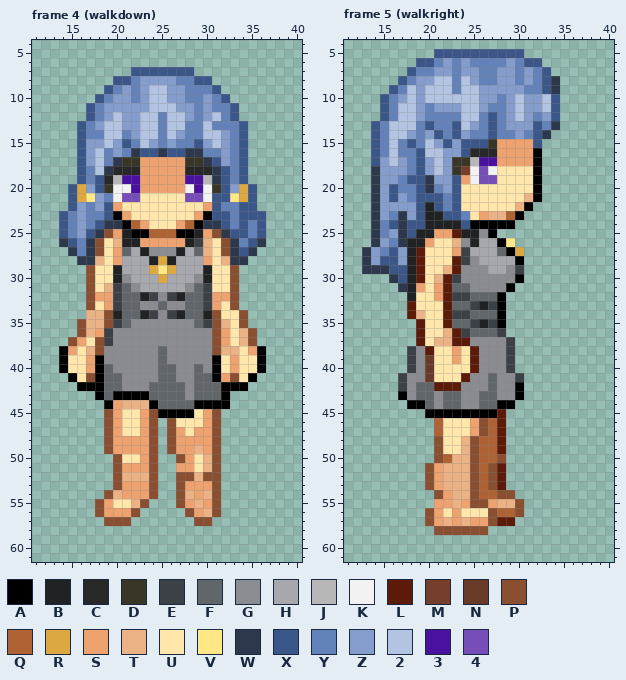
Two states of a pixel-art file, dist/img/player/mage.aseprite. Above, as it was before the edit.
50x64 pixels, 16 frames. Colours within 5 levels of each other are drawn and written as one. Shown: frame 4 (walkdown): x 11..40, y 4..61; frame 5 (walkright): x 11..40, y 4..61. The commit also changed other frames, which this record leaves out.
Visible layers, top first: "hair", "face", "arms", "shirt", "skirt", "body", "legs", "feet", "backhair".
Palette (. is transparent): A #000000  B #212223  C #282828  D #383626  E #3b4147  F #61666b  G #8a8c91  H #a6a8ad  J #b7b7b7  K #f2f2f2  L #5b1b08  M #753e2d  N #683a28  P #894f30  Q #af6335  R #dba841  S #eea26f  T #ebb385  U #ffe7ac  V #ffe885  W #2d384c  X #3b5689  Y #6482ba  Z #849dcc  2 #b3c3e2  3 #49119e  4 #774db7
Pixels before, frame 4 (walkdown), first column x 14:
 7 ........XXXXXXX........
 8 ......XXYZZZZYYXX......
 9 .....XYZYZ22ZZYYYX.....
10 ....XYZZYZ22ZZYYZYX....
11 ...XYZZZZZ222ZZYZYYX...
12 ...XYZ2ZZ22Y22ZYZ2YX...
13 ..XYZ22ZZ22Y22YY2YYYX..
14 ..XYY22YZ22Y2ZYY22ZYX..
15 ..XZZ2ZXY2ZYZYYXZ2ZYX..
16 ..XZ2YZYWXXWXXWWYYZYX..
17 ..XZ2YWDDSSSSSDDWXZYX..
18 ..XY2WCCCSSSSSCCCWXYX..
19 ..XYXCJ33SSSSS33JWXYX..
20 .XRZXDKK3SSSSSK3KDXZRX.
21 .XRVZYK44UUUUU44KXXVRX.
22 .XZYZXSUUUUUUUUUSXYYXX.
23 XYZYYXASUUUUUUUSAXXYXXX
24 XYZYXWWAQSUUUSQAWWXYXYX
25 XYZXWPSBAAQQQAABSPWXXYX
26 WXYWPUTBBSSSSSBETUPWYXW
27 .WYWPUSFHBGGGBHFTUPWXW.
28 ..WWTUSHHHBRBHHHSUTWW..
29 ...PUUBHHHRVRHHHBUUP...
30 ...PUUBGHHHRHHHGBUUP...
31 ...PUTEFGHHHHHGFEUUP...
32 ...PSSEFFBEGEBFFESSP...
33 ...PUSEFFGGFGGFFESUP...
34 ...TTPBFFBEGEBFFBPUUP..
35 ..PTTPEFGGGGGGGFEPTUP..
36 ..PTSEGGGGGGGGGGGPSUTP.
37 .PSUPEGGGGGGGGGGGPSUTP.
38 ASUTPGGGGGGFGGGGGPTTUSA
39 AUUSAGGGGGGFGGGGGAUSUUA
40 AUUSAFGGGGGFFGGFGAUSUUA
41 .AUPAFFGGGGFFGGFFASPUA.
42 ..AAAFFGGGFFFFGFFFAAA..
43 ....AFAAAAFFFFGFFFA....
44 .....ASTTTAFFFFAAAA....
45 .....PSUUSPAAAAUSP.....
46 .....PSUUSP.PUUUSP.....
47 .....PSUUSP.PSUSSP.....
48 .....PSSSSP.PSSSSP.....
49 .....PSSSSP.PSSTSP.....
50 ......PUUSP..PSUTP.....
51 ......PSSSP..SSUTP.....
52 ......PTTTP..PPTPP.....
53 ......PSSSP..PSSSP.....
54 .....PTSSSP..PTSTP.....
55 ....PSUUTP...PSTSP.....
56 ....PSSSP.....PSTP.....
57 .....PPP.......PP......
Pixels before, frame 5 (walkright), first column x 13:
 5 ........XXXXXXXXXX....
 6 ......XXYZYZYYYYZYXX..
 7 .....XYYZZYZZYYZZYZYX.
 8 ....XYZZ22Y2ZYYZZYZYXW
 9 ...XY2Z222Y22ZZZZZYYXW
10 ..XYZ2Z222222ZZYZ2ZZ2X
11 ..XY22ZYZZZ22ZYYZ2ZZ2X
12 ..XY22ZYYYY22YXYZ2ZYZX
13 .XY222YXYYX2ZYXYZZZXYW
14 .XY22ZYZXYXZYYXYYZYXW.
15 .XY2YXY2ZXZXXXDSSSSX..
16 .XY2YYX22ZZXCCCSSSSA..
17 .XZ2ZYXZ2ZDDJ33SSSSA..
18 .WZZZYXZ2ZDMK4KUUUUA..
19 .WZZYXXWZZXSK44UUUUA..
20 .WZXYYXWYZXUUUUUUUUA..
21 .WZXZYXXXYXUUUUUUUTA..
22 .WZZZZXBXYXUUUUUUTA...
23 .WZYWZXBBXXYUSTTQA....
24 .WYXWXXBBBBXAAAAA.....
25 .WYZWXBBSSLBBGA.......
26 .WZYWBBSUUTGBHHAV.....
27 WZYXZBLUUUSEHHHFAR....
28 WZXXZBLUUULEGHHHHA....
29 WWWXXBLUUTLGGGHHGE....
30 ...WXBLUTLEGGGGGGA....
31 ....WBSUSLFFGGGGA.....
32 .....BUUSLEEFFFA......
33 .....LUUULFFEBEA......
34 .....LTUULEEFFFA......
35 ......LUULFFEBEA......
36 ......LUUTLEFFFE......
37 ......LUTTLLGGGGE.....
38 .....EGLUUSULGGGE.....
39 .....EGNUUSULGGGE.....
40 .....EGNUUUULGGGE.....
41 ....EGGNUUULGGFGGE....
42 ....EGFFLLLGGGFGGA....
43 ....AGFFGFFGGFFGGA....
44 .....AAFGFFGGFFAA.....
45 .......AAAAAAAAL......
46 ........QUUUSPQL......
47 ........QUUUSPQL......
48 ........PUUTPQQL......
49 ........PUUTPQQL......
50 ........PQTTPQQP......
51 .......PSTTTPQPL......
52 .......PSTTTPQPL......
53 .......PSTTTPQPL......
54 ........PSTTPQQPP.....
55 ........SSTSPPSTTP....
56 .......PSUSUUUPQQP....
57 .......PSTSTSSPLL.....
58 ........PPPPPP........
Once edited:
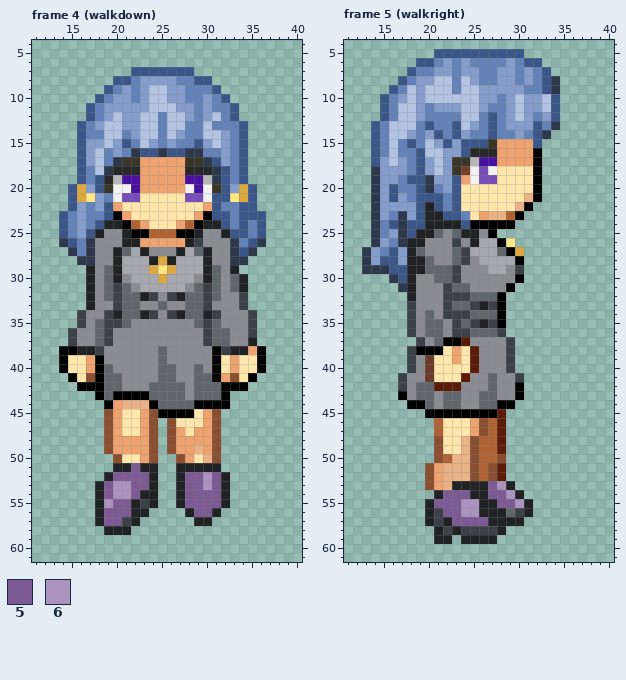
Colours new in this view: 5 #7c5a93  6 #ac93bf
The exact change:
layer "shoes" now shown
layer "sleeves" now shown
Frame 4 (walkdown), layers "sleeves", "shoes":
y 24: x 19..20 WW -> BB; x 30..31 WW -> BB
y 25: x 18..20 WPS -> BGG; x 30..32 SPW -> GGB
y 26: x 18..20 PUT -> GGG; x 30..32 TUP -> GGG
y 27: x 18..20 PUS -> GGB; x 30..32 TUP -> BGG
y 28: x 18..20 TUS -> GGB; x 30..32 SUT -> BGG
y 29: x 17..19 PUU -> BGF; x 31..33 UUP -> FGB
y 30: x 17..19 PUU -> BGF; x 31..34 UUP. -> FGFB
y 31: x 17..19 PUT -> BGF; x 31..34 UUP. -> FGFB
y 32: x 17..19 PSS -> BGF; x 31..34 SSP. -> FGGE
y 33: x 17..19 PUS -> BGG; x 31..34 SUP. -> GGGE
y 34: x 16..19 .TTP -> EGGE; x 31..35 PUUP. -> EGGGE
y 35: x 16..19 PTTP -> EGFE; x 31..35 PTUP. -> FGGGE
y 36: x 15..18 .PTS -> EGGF; x 30..35 GPSUTP -> EFFGGE
y 37: x 15..18 PSUP -> EGGF; x 30..35 GPSUTP -> EFFGGB
y 38: x 15..18 SUTP -> ABBE; x 31..34 PTTU -> AEBB
y 51: x 20..24 PSSSP -> BB5BB; x 27..31 SSUTP -> BBBBB
y 52: x 19..24 .PTTTP -> B5555B; x 27..32 PPTPP. -> B5565B
y 53: x 18..24 ..PSSSP -> B56655B; x 27..32 PSSSP. -> B5565B
y 54: x 18..24 .PTSSSP -> B5665BB; x 27..32 PTSTP. -> B5555B
y 55: x 18..24 PSUUTP. -> B655BEB; x 27..32 PSTSP. -> B5555B
y 56: x 18..23 PSSSP. -> B555BB; x 28..31 PSTP -> B55B
y 57: x 18..22 .PPP. -> B55EB; x 29..30 PP -> BB
y 58: x 19..21 ... -> BBB
Frame 5 (walkright), layers "sleeves", "shoes":
y 25: x 21..23 SSL -> FGF
y 26: x 20..23 SUUT -> GGGE
y 27: x 19..23 LUUUS -> FGGGF
y 28: x 19..23 LUUUL -> BFGGF
y 29: x 19..23 LUUTL -> BFFFE
y 30: x 19..22 LUTL -> GGFF
y 31: x 19..22 SUSL -> GGGE
y 32: x 19..22 UUSL -> GGGE
y 33: x 18..22 LUUUL -> EGGGE
y 34: x 18..22 LTUUL -> EGFGE
y 35: x 18..23 .LUULF -> EGFFGE
y 36: x 18..23 .LUUTL -> EGFFGE
y 37: x 19..23 LUTTL -> EGFAA
y 38: x 19..21 GLU -> AAA
y 53: x 23..29 TTPQPL. -> BBBB56B
y 54: x 21..30 PSTTPQQPP. -> B555BB556B
y 55: x 20..31 .SSTSPPSTTP. -> B55566BB556B
y 56: x 20..31 PSUSUUUPQQP. -> BE5566BBBFEB
y 57: x 20..30 PSTSTSSPLL. -> BEB5555BBBB
y 58: x 21..28 PPPPPP.. -> BEBEEEEB
y 59: x 21..22 .. -> BB; x 24..27 .... -> BBBB
Where, in picture pixels (left, top, right, bottom), the same in both pictures:
changed: (68, 220, 122, 355)
changed: (203, 220, 257, 355)
changed: (95, 463, 230, 535)
changed: (407, 229, 461, 355)
changed: (425, 481, 533, 544)
